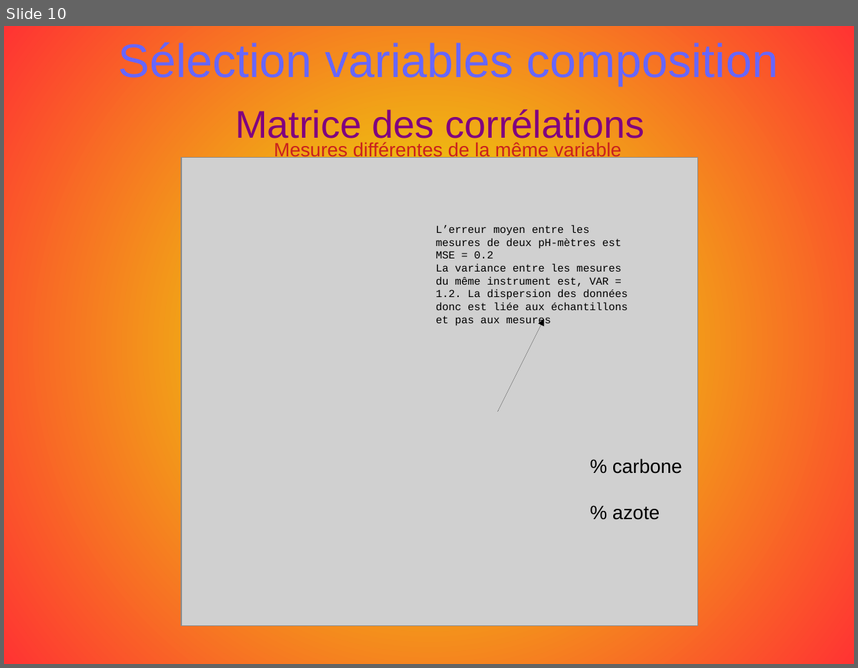
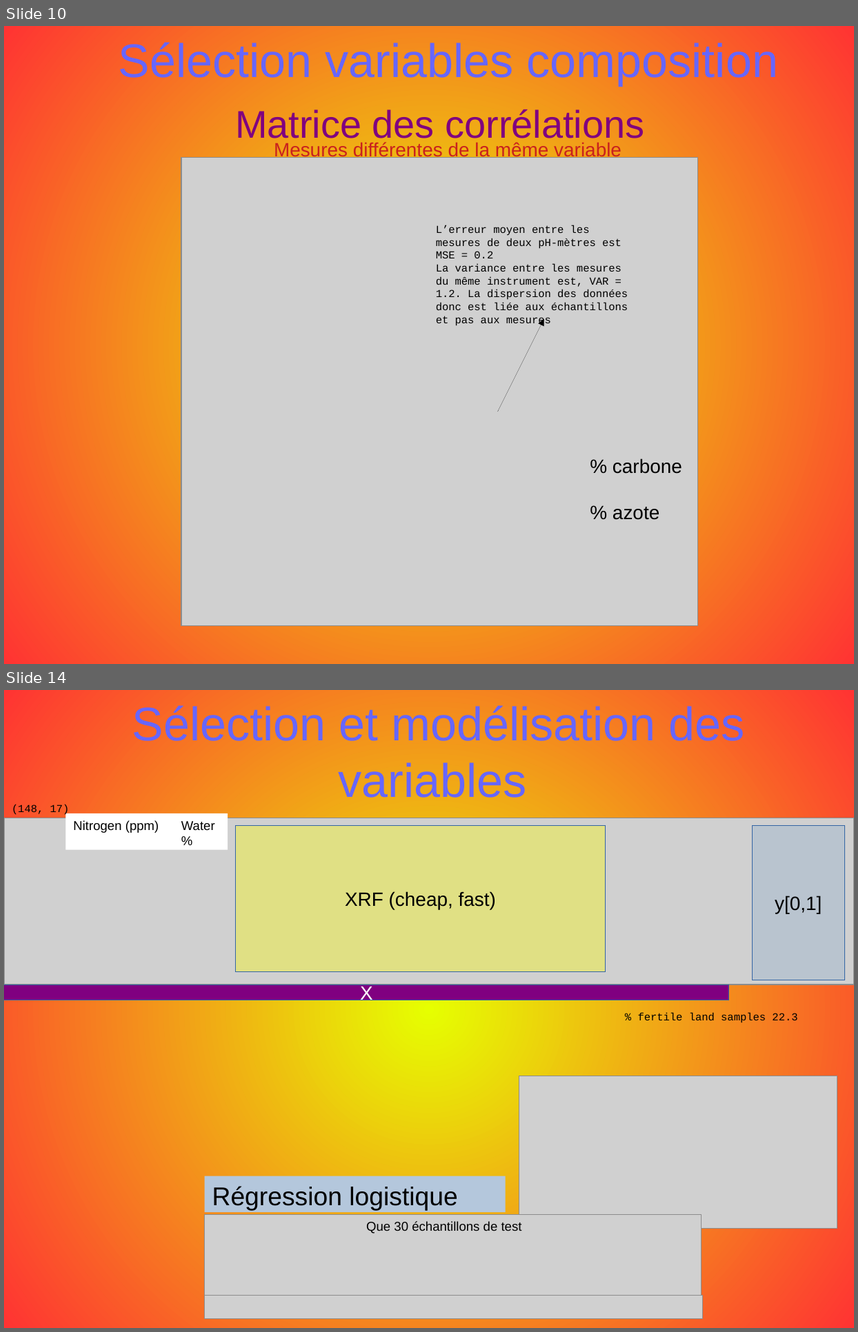
Before and after one commit to opsabarsec/African-soil-chemistry, a slide deck: documents/P7_presentation.odp. Shown one above the other, each under a label of ours: slide 10 before the commit, slides 10 and 14 after it; the slides between them are not shown. The pictures are 858x668 and 858x1332 pixels, drawn with LibreOffice and Linux fonts; fonts in the diff are those of the drawing; grey boxes stand for pictures. Boxes give left, top, right and bottom in pixels: in the first picture for what was removed or moved away, otherwise in the second. Text is boxed around its words. In the diff, an @@ line names an element or a change of style, - is before the commit and + after.

```diff
--- a/documents/P7_presentation.odp
+++ b/documents/P7_presentation.odp
@@ slide 14 added at [4, 690, 854, 1328], background gradient #E6FF00 to #FF3333 @@
@@ title added at [132, 705, 745, 798], 44 pt, text #6666FF @@
+Sélection et modélisation des variables
@@ text added at [12, 805, 70, 816], 10 pt, text #000000 @@
+(148, 17)
@@ rectangle added at [65, 814, 174, 849], fill #FFFFFF, 12 pt, text #000000 @@
+Nitrogen (ppm)
@@ rectangle added at [174, 814, 228, 849], fill #FFFFFF, 12 pt, text #000000 @@
+Water %
@@ picture added at [4, 818, 854, 985] @@
@@ rectangle added at [235, 826, 606, 972], fill #FFFF00 at 36% opacity, outline #3465A4 0 pt, 18 pt, text #000000 @@
+XRF (cheap, fast)
@@ rectangle added at [752, 826, 845, 980], fill #729FCF at 24% opacity, outline #3465A4 0 pt, 18 pt, text #000000 @@
+y[0,1]
@@ rectangle added at [4, 985, 729, 1000], fill #800080, outline #3465A4 0 pt, 18 pt, text #FFFFFF @@
+X
@@ text added at [638, 1013, 797, 1023], 10 pt, text #000000 @@
+% fertile land samples 22.3
@@ picture added at [519, 1076, 837, 1228] @@
@@ rectangle added at [205, 1176, 506, 1212], fill #B4C7DC, 24 pt, text #000000 @@
+Régression logistique
@@ picture added at [205, 1214, 702, 1296] @@
@@ text added at [366, 1221, 522, 1234], 12 pt, text #000000 @@
+Que 30 échantillons de test
@@ picture added at [205, 1296, 703, 1319] @@
```
Also in this commit, not shown: 3 slides changed, 5 other slides added, 2 slides removed, 3 other files.
